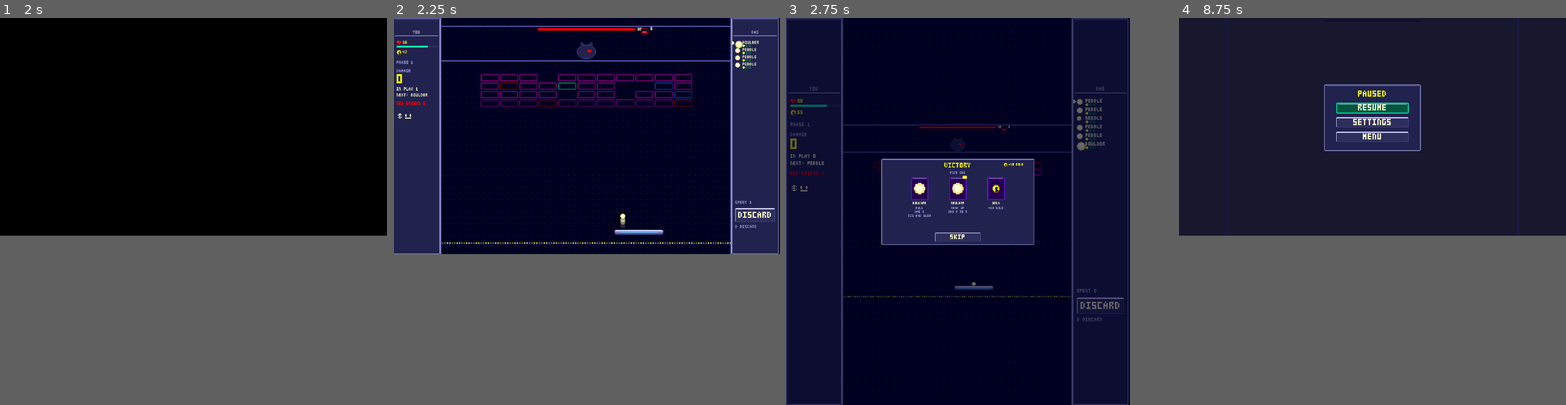
Above: before the commit, frames 1-4 (left to right).
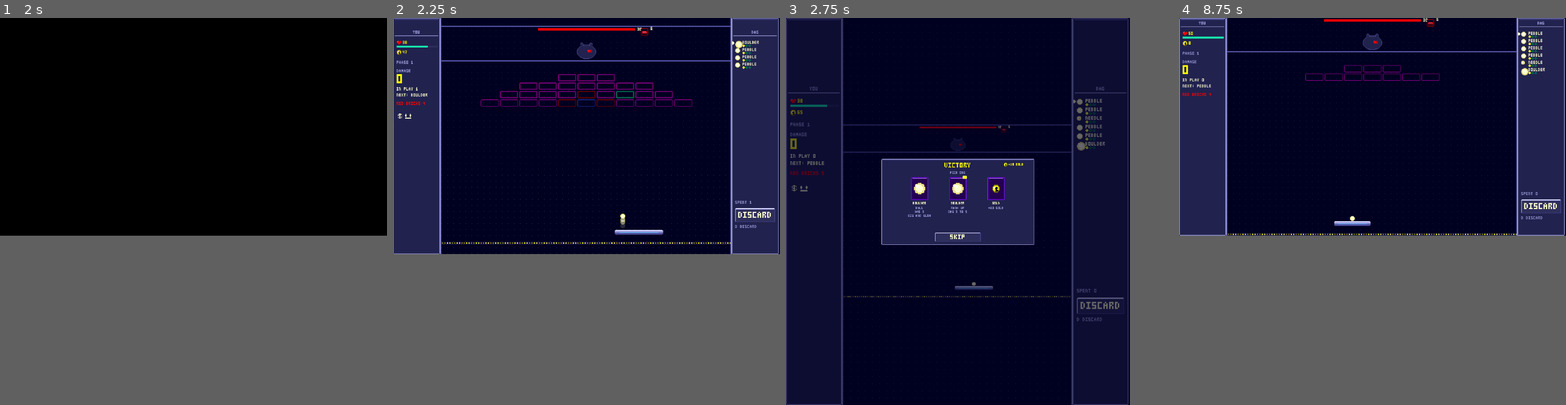
Above: after the commit, the same moments.

Repository: alpacaxander/breakin-cremental
Game: Godot game, scene res://tests/shots.tscn
Same seed, same stepped clock (60 frames per second), same inputs: the game is played once before the commit and once after it. This scene is started directly instead of the project's main scene.
Inputs (mouse positions are in pixels of both pictures, inside the frame that each line leads up to):
- Up to frame 1 (2 s): click "PLAY" at 0.5 s; click "PLAY" at 1.25 s
- Up to frame 2 (2.25 s): tap Enter at 2 s; move the mouse to (671, 122) at 2.02 s; hold D from 2.03 s (still down); click (671, 122) at 2.17 s
- Up to frame 3 (2.75 s): keep holding D; tap Space at 2.27 s
- Up to frame 4 (8.75 s): release D at 2.75 s; click "SKIP" at 2.75 s; click (1264, 95) at 3.52 s; drag from (1295, 145) to (1353, 180) at 4.27 s; move the mouse to (1411, 83) at 5.02 s; hold D 5.03-5.75 s; drag from (1353, 180) to (1256, 99) at 5.77 s; click "CONTINUE" at 6.5 s; click "NEW RUN" at 7.25 s; move the mouse to (1488, 168) at 8.02 s; hold Left from 8.03 s (still down); tap Space at 8.27 s

Frame 1 is identical in both runs. In frame 2, 0.9% of the frame differs, in the area x 7-78%, y 14-23%; in frame 3, less than 0.1%; in frame 4, 20%, in the area x 0-100%, y 0-57%.
Error in both runs: Invalid access to property or key of type 'String' on a base object of type 'Dictionary'. (res://src/arena.gd:168)

Commit message:
Draw every encounter's board by hand
Each enemy's board is a layout of glyphs in tuning.gd (BOARD_KEYS): glob's
goo blob, lobber's fortress, mason's vault, warden's pillars, maw's jaws.
'?' cells still roll solid/bomb/red per class, and crits and refreshes top
up to the class minimum. test.gd checks layout width and that every brick
is reachable past the solids; shots.gd renders each board.

Co-Authored-By: Claude Opus 5.5 <noreply@anthropic.com>

Diff:
--- a/src/game.gd
+++ b/src/game.gd
@@ -390,60 +390,57 @@
 
 # --- Board generation ---
 
-## A board for a fight class (Tuning.BOARDS key) with an enemy's `board` change: [{pos, row, col, kind}] in arena px
-## (origin top-left), kinds from Tuning.BRICKS. Each filled slot rolls solid / bomb / red in that order under their max;
-## a roll that breaks a placement rule (solid off the edges and never touching a solid, red in its rows and never touching
-## a red) stays plain. Then exactly crit and refresh plain bricks convert: crit away from solids and crits in the column
-## with the fewest, refresh in the top half away from crits and one per column; a conversion with nothing eligible drops
-## its rules so the count holds. Touching means within one column step, so honey rows count their offset pair.
-## board: top (px below BOARD_TOP), solid_row / solid_cols (forced before the rolls), no_refresh_rows, red (extra reds after).
-func generate(cls: String, seed: int, board: Dictionary = {}) -> Array:
+## A board for a fight class (Tuning.BOARDS key) from an enemy's `board`: [{pos, row, col, kind}] in arena px (origin
+## top-left), kinds from Tuning.BRICKS. board.rows is the drawn layout (Tuning.BOARD_KEYS): drawn kinds stand, and each
+## "?" rolls solid / bomb / red in that order under their max; a roll that breaks a placement rule (solid off the row's
+## ends and the bottom row and never touching a solid, red in its rows and never touching a red) stays plain. Then plain
+## bricks convert until there are at least crit and refresh of each: crit away from solids and crits in the column with
+## the fewest, refresh in the top half away from crits and one per column; a conversion with nothing eligible drops its
+## rules so the count holds. Touching means within one column step, so offset rows count their pair.
+## board: rows, top (px below BOARD_TOP), no_refresh_rows.
+func generate(cls: String, seed: int, board: Dictionary) -> Array:
 	var rng := RandomNumberGenerator.new()
 	rng.seed = seed
 	var B: Dictionary = Tuning.BOARDS[cls]
+	var rows: Array = board.rows
 	var step := Tuning.BRICK_SIZE + Vector2.ONE * Tuning.BRICK_GAP
 	var out := []
+	for r in rows.size():
+		var line: String = rows[r]
+		for c in line.length():
+			var kind: String = Tuning.BOARD_KEYS[line[c]]
+			if kind:
+				out.append({pos = Vector2(Tuning.ARENA.x / 2 + (c - (line.length() - 1) / 2.0) * step.x, Tuning.BOARD_TOP + board.get("top", 0) + r * step.y), row = r, col = c, kind = kind})
 	var count := {solid = 0, bomb = 0, red = 0}
 	var near := func(b: Dictionary, kind: String) -> bool:
 		return out.any(func(o): return o != b and o.kind == kind and o.pos.distance_to(b.pos) <= step.x + 1)
-	for r in B.rows:
-		var cols: int = B.cols - (r % 2 if B.shape == "honey" else 0)
-		for c in cols:
-			if rng.randf() >= B.density:
-				continue
-			var b := {pos = Vector2(Tuning.ARENA.x / 2 + (c - (cols - 1) / 2.0) * step.x, Tuning.BOARD_TOP + board.get("top", 0) + r * step.y), row = r, col = c, kind = "plain"}
-			for k in ["solid", "bomb", "red"]:
-				if count[k] < B[k][1] and rng.randf() < B[k][0]:
-					b.kind = k
-					break
-			var edge: bool = c == 0 or c == cols - 1 or r == B.rows - 1
-			if b.kind == "solid" and (edge or near.call(b, "solid")) or b.kind == "red" and (r >= B.get("red_rows", B.rows) or near.call(b, "red")):
-				b.kind = "plain"  # a failing slot rolls plain
-			if r == board.get("solid_row", -1) or c in board.get("solid_cols", []):
-				b.kind = "solid"  # ponytail: honey odd rows are offset, so a solid column zigzags; fine for a wall
-			if b.kind in count:
-				count[b.kind] += 1
-			out.append(b)
+	for b in out.filter(func(o): return o.kind == "?"):
+		b.kind = "plain"
+		for k in ["solid", "bomb", "red"]:
+			if count[k] < B[k][1] and rng.randf() < B[k][0]:
+				b.kind = k
+				break
+		var edge: bool = b.col == 0 or b.col == rows[b.row].length() - 1 or b.row == rows.size() - 1
+		if b.kind == "solid" and (edge or near.call(b, "solid")) or b.kind == "red" and (b.row >= B.get("red_rows", rows.size()) or near.call(b, "red")):
+			b.kind = "plain"  # a failing slot rolls plain
+		if b.kind in count:
+			count[b.kind] += 1
 	var plain := func(ok: Callable) -> Array:
 		var e: Array = out.filter(func(b): return b.kind == "plain" and ok.call(b))
 		return e if e else out.filter(func(b): return b.kind == "plain")  # nothing eligible: the rules drop, the count holds
 	var crits := func(col: int) -> int: return out.filter(func(o): return o.kind == "crit" and o.col == col).size()
-	for i in B.crit:
+	var drawn := func(kind: String) -> int: return out.filter(func(o): return o.kind == kind).size()
+	for i in B.crit - drawn.call("crit"):
 		var e: Array = plain.call(func(b): return not near.call(b, "solid") and not near.call(b, "crit"))
 		if e.is_empty():
 			break
 		var least: int = e.map(func(b): return crits.call(b.col)).min()
 		e = e.filter(func(b): return crits.call(b.col) == least)
 		e[rng.randi() % e.size()].kind = "crit"
-	for i in B.refresh:
+	for i in B.refresh - drawn.call("refresh"):
 		var one_per_col := func(b: Dictionary) -> bool: return not out.any(func(o): return o.kind == "refresh" and o.col == b.col)
-		var e: Array = plain.call(func(b): return b.row >= board.get("no_refresh_rows", 0) and b.row < B.rows / 2 and not near.call(b, "crit") and one_per_col.call(b))
+		var e: Array = plain.call(func(b): return b.row >= board.get("no_refresh_rows", 0) and b.row < rows.size() / 2 and not near.call(b, "crit") and one_per_col.call(b))
 		if e.is_empty():
 			break
 		e[rng.randi() % e.size()].kind = "refresh"
-	for i in board.get("red", 0):
-		var e: Array = out.filter(func(b): return b.kind == "plain")
-		if e.is_empty():
-			break
-		e[rng.randi() % e.size()].kind = "red"
 	return out
--- a/src/tuning.gd
+++ b/src/tuning.gd
@@ -19,19 +19,22 @@
 const COMBO_WINDOW_START := 1.0
 const COMBO_MULT_PER_HIT := 0.25
 
-# Board generation. shape: "grid" or "honey" (odd rows one brick short, so offset half a step).
+# Board generation. Each enemy draws its own board (ENEMIES board.rows), one BOARD_KEYS glyph per brick. Every row centres
+# on the arena, so a row one shorter than its neighbours sits half a step over (honeycomb).
 const BRICK_SIZE := Vector2(60, 24)
 const BRICK_GAP := 4.0
 const BOARD_TOP := 168.0  # centre y of the first brick row (the enemy band and top wall sit above it)
 const BOARD_FLOOR := 240.0  # bricks must sit at least this far above the arena floor
-# One board per fight class (the map node kind). density: chance a slot holds a brick. solid / bomb / red: [chance per
-# brick, hard max], rolled in that order; red_rows limits red to the first n rows. crit / refresh: exact counts converted
-# from plain bricks. Placement rules: game.gd generate. Fit: cols <= 15, rows <= 11, 10 for the boss (test.gd).
+# One row per fight class (the map node kind). cols: the widest layout row, and the lane grid for lasers and the shield
+# row. solid / bomb / red: [chance per "?" brick, hard max], rolled in that order; red_rows limits rolled reds to the first
+# n rows. crit / refresh: at least this many, drawn ones first, the rest converted from plain bricks. Placement rules:
+# game.gd generate. Fit: rows <= 11, 10 for the boss; every brick reachable past the solids (test.gd).
 const BOARDS := {
-	fight = {shape = "grid", cols = 11, rows = 6, density = 0.85, solid = [0.03, 2], bomb = [0.03, 2], red = [0.04, 3], red_rows = 4, crit = 3, refresh = 1},
-	elite = {shape = "honey", cols = 13, rows = 8, density = 0.90, solid = [0.05, 4], bomb = [0.04, 3], red = [0.06, 6], crit = 4, refresh = 2},
-	boss = {shape = "grid", cols = 15, rows = 10, density = 0.90, solid = [0.06, 6], bomb = [0.05, 4], red = [0.08, 10], crit = 5, refresh = 2},
-}
+	fight = {cols = 11, solid = [0.03, 2], bomb = [0.03, 2], red = [0.04, 3], red_rows = 4, crit = 3, refresh = 1},
+	elite = {cols = 13, solid = [0.05, 4], bomb = [0.04, 3], red = [0.06, 6], crit = 4, refresh = 2},
+	boss = {cols = 15, solid = [0.06, 6], bomb = [0.05, 4], red = [0.08, 10], crit = 5, refresh = 2},
+}
+const BOARD_KEYS := {".": "", "x": "plain", "?": "?", "#": "solid", "b": "bomb", "R": "red", "c": "crit", "r": "refresh"}  # "" empty, "?" rolled
 
 # Board brick kinds. hp: hits to break (-1 never). dmg: damage per break (the ball stores ball.dmg * brick.dmg).
 # face: the still look, a sprite name or [strip, frame width, frame]. idle: a looping [strip, frame width, fps] over it.
@@ -119,15 +122,58 @@
 const SPLIT_DEG := 20.0  # a splitter's halves fan from -SPLIT_DEG to +SPLIT_DEG about its heading
 
 # Enemies: one per fight. role picks the node kind (fight = regular), tier the earliest layer a regular appears.
-# cd: paddle hits between intents. intents cycle: [hazard id or "mouth", count]. board: the generator change (game.gd generate).
+# cd: paddle hits between intents. intents cycle: [hazard id or "mouth", count]. board: rows = the drawn layout
+# (BOARD_KEYS), top = px below BOARD_TOP, no_refresh_rows (game.gd generate).
 # off: cue pitch offset in semitones. w: frame width of its <id>_idle/_hit/_attack/_die strips (48 tall). Behaviour: arena.gd.
 const ENEMIES := {
-	glob = {role = "regular", tier = 1, hp = 30, cd = 6, board = {red = 4}, intents = [["red_bricks", 3], ["debris", 4]], off = 0, w = 48},
-	lobber = {role = "regular", tier = 1, hp = 40, cd = 5, board = {}, intents = [["enemy_balls", 1], ["enemy_balls", 3]], off = -2, w = 48},
-	mason = {role = "regular", tier = 3, hp = 55, cd = 6, board = {solid_row = 0}, intents = [["shield_row", 1], ["debris", 6]], off = -4, w = 64},
-	warden = {role = "elite", tier = 4, hp = 120, cd = 5, board = {solid_cols = [3, 9]}, riposte = 10, intents = [["laser_sweep", 1], ["enemy_balls", 3], ["shield_row", 1]], off = -5, w = 64},
-	maw = {role = "boss", tier = 5, hp = 240, cd = 4, board = {top = 32, no_refresh_rows = 2}, mouth = 4, enraged = {at = 0.5, cd = 3, mouth = 6},
-		intents = [["debris", 8], ["mouth", 1], ["laser_sweep", 2]], off = -7, w = 160},
+	glob = {role = "regular", tier = 1, hp = 30, cd = 6, intents = [["red_bricks", 3], ["debris", 4]], off = 0, w = 48, board = {rows = [
+		"....xxx....",
+		"..xx???xx..",
+		".x??xRx??x.",
+		"x??xRcRx??x",  # the goo core: a crit behind reds
+		".x??xRx??x.",
+		"..xx???xx..",
+		"....xxx....",
+	]}},
+	lobber = {role = "regular", tier = 1, hp = 40, cd = 5, intents = [["enemy_balls", 1], ["enemy_balls", 3]], off = -2, w = 48, board = {rows = [
+		"x.x.x.x.x.x",  # battlements
+		"xxxxxxxxxxx",
+		"#?????????#",
+		"#?????????#",
+		"#?????????#",
+		"##xx...xx##",  # the gate
+	]}},
+	mason = {role = "regular", tier = 3, hp = 55, cd = 6, intents = [["shield_row", 1], ["debris", 6]], off = -4, w = 64, board = {rows = [
+		"??xxxxxxx??",
+		"?x#######x?",
+		"?x#?ccc?#x?",  # the vault
+		"?x#?????#x?",
+		"?x##xxx##x?",  # the door
+		"??xxxxxxx??",
+	]}},
+	warden = {role = "elite", tier = 4, hp = 120, cd = 5, riposte = 10, intents = [["laser_sweep", 1], ["enemy_balls", 3], ["shield_row", 1]], off = -5, w = 64, board = {rows = [
+		"xxx#xxxxx#xxx",
+		"x??#????#??x",  # odd rows one short: honeycomb, so the pillars zigzag
+		"x??#??c??#??x",
+		"x??#????#??x",
+		"x??#?c?c?#??x",
+		"x??#????#??x",
+		"x??#??c??#??x",
+		"xxx.xxxx.xxx",
+	]}},
+	maw = {role = "boss", tier = 5, hp = 240, cd = 4, mouth = 4, enraged = {at = 0.5, cd = 3, mouth = 6},
+		intents = [["debris", 8], ["mouth", 1], ["laser_sweep", 2]], off = -7, w = 160, board = {top = 32, no_refresh_rows = 2, rows = [
+		"...xxxxxxxxx...",
+		".xxx???????xxx.",
+		"xx???????????xx",
+		"x?#.#.#.#.#.#?x",  # upper teeth
+		"x?...........?x",
+		"x?....ccc....?x",  # the throat
+		"x?...........?x",
+		"x?#.#.#.#.#.#?x",  # lower teeth
+		"xx???????????xx",
+		".xxx???????xxx.",
+	]}},
 }
 const ENEMY_FOOT := Vector2(480, 108)  # bottom centre of the enemy sprite, in the band above TOP_WALL
 const ENEMY_STRIPS := {idle = 4, hit = 6, attack = 6, die = 8}  # frames per <id>_<strip>; idle loops at 8 fps, the rest play at 12
--- a/tests/shots.gd
+++ b/tests/shots.gd
@@ -39,6 +39,15 @@
 				push_warning("window is %s, not %s" % [get_window().size, s])
 			_save(dir, sc[0], s)
 		get_tree().paused = false
+	# Every enemy's drawn board, once, after its bricks have landed.
+	get_window().size = Vector2i(1920, 1080)
+	for id in preload("res://src/tuning.gd").ENEMIES:
+		var m: Dictionary = Game.run.map
+		m.enemies[m.layer][m.node] = id
+		main._play()
+		await get_tree().create_timer(1.5).timeout
+		await _settle()
+		_save(dir, "board_" + id, get_window().size)
 	if kept:
 		FileAccess.open(Game.RUN_PATH, FileAccess.WRITE).store_string(kept)
 	else:
--- a/tests/test.gd
+++ b/tests/test.gd
@@ -22,31 +22,49 @@
 	var fits := func(b: Dictionary) -> bool:
 		var r := Rect2(b.pos - Tuning.BRICK_SIZE / 2, Tuning.BRICK_SIZE)
 		return arena.encloses(r) and r.end.y <= arena.size.y - Tuning.BOARD_FLOOR
-	for cls in Tuning.BOARDS:
-		var B: Dictionary = Tuning.BOARDS[cls]
-		check(B.cols <= 15 and Tuning.BOARD_TOP + (B.rows - 1) * 28 + 12 <= Tuning.ARENA.y - Tuning.BOARD_FLOOR, "%s board fits between BOARD_TOP and BOARD_FLOOR" % cls)
-		for s in 200:
-			var bricks: Array = g.generate(cls, s)
-			check(bricks == g.generate(cls, s), "generate is deterministic")
-			var n := func(kind: String) -> int: return bricks.filter(func(b): return b.kind == kind).size()
-			check(n.call("crit") == B.crit and n.call("refresh") == B.refresh, "%s seed %d has exactly %d crits and %d refreshes" % [cls, s, B.crit, B.refresh])
-			for k in ["solid", "bomb", "red"]:
-				check(n.call(k) <= B[k][1], "%s seed %d keeps %s at or under its max" % [cls, s, k])
-			for b in bricks:
-				check(fits.call(b), "%s brick inside the arena, above the floor line" % cls)
-				check(b.kind in Tuning.BRICKS, "%s brick kind %s exists" % [cls, b.kind])
-				var touching: Array = bricks.filter(func(o): return o != b and o.pos.distance_to(b.pos) <= step.x + 1)
-				var cols: int = B.cols - (b.row % 2 if B.shape == "honey" else 0)
-				if b.kind == "solid":
-					check(b.col > 0 and b.col < cols - 1 and b.row < B.rows - 1 and touching.all(func(o): return o.kind != "solid"), "%s solid is off the edges and touches no solid" % cls)
-				if b.kind == "red":
-					check(b.row < B.get("red_rows", B.rows) and touching.all(func(o): return o.kind != "red"), "%s red is in its rows and touches no red" % cls)
-	# An enemy's board change still fits (the boss sits lower) and keeps a breakable brick.
 	for id in Tuning.ENEMIES:
 		var e: Dictionary = Tuning.ENEMIES[id]
-		var bricks: Array = g.generate("fight" if e.role == "regular" else e.role, 5, e.board)
-		check(bricks.all(fits) and bricks.any(func(b): return Tuning.BRICKS[b.kind].hp > 0), "%s's board fits with a breakable brick" % id)
-		check(bricks.filter(func(b): return b.kind == "red").size() >= e.board.get("red", 0), "%s's board adds its reds" % id)
+		var cls: String = "fight" if e.role == "regular" else e.role
+		var B: Dictionary = Tuning.BOARDS[cls]
+		var rows: Array = e.board.rows
+		check(rows.all(func(l): return l.length() <= B.cols) and rows.any(func(l): return l.length() == B.cols), "%s's layout is %d columns at its widest (the lane grid)" % [id, B.cols])
+		check(rows.all(func(l): return Array(l.split("")).all(func(ch): return ch in Tuning.BOARD_KEYS)), "%s's layout uses only BOARD_KEYS glyphs" % id)
+		# Every brick is reachable past the drawn solids: flood the open cells from outside the layout, 4-way.
+		# ponytail: a 4-way grid walk ignores the half-step offset of short rows; fine while honey pillars run straight.
+		var solid := func(r: int, c: int) -> bool: return r >= 0 and r < rows.size() and c >= 0 and c < rows[r].length() and rows[r][c] == "#"
+		var seen := {Vector2i(-1, -1): true}
+		var todo := [Vector2i(-1, -1)]
+		while todo:
+			var p: Vector2i = todo.pop_back()
+			for d in [Vector2i.UP, Vector2i.DOWN, Vector2i.LEFT, Vector2i.RIGHT]:
+				var q: Vector2i = p + d
+				if q.x >= -1 and q.x <= rows.size() and q.y >= -1 and q.y <= B.cols and not q in seen and not solid.call(q.x, q.y):
+					seen[q] = true
+					todo.append(q)
+		for r in rows.size():
+			for c in rows[r].length():
+				if not rows[r][c] in ".#":
+					check(Vector2i(r, c) in seen, "%s's brick at row %d col %d is reachable past the solids" % [id, r, c])
+		var drawn := func(kind: String) -> int: return "".join(rows).count({crit = "c", refresh = "r"}[kind])
+		for s in 200:
+			var bricks: Array = g.generate(cls, s, e.board)
+			check(bricks == g.generate(cls, s, e.board), "generate is deterministic")
+			check(bricks.any(func(b): return Tuning.BRICKS[b.kind].hp > 0), "%s's board has a breakable brick" % id)
+			var n := func(kind: String) -> int: return bricks.filter(func(b): return b.kind == kind).size()
+			for k in ["crit", "refresh"]:
+				check(n.call(k) == maxi(B[k], drawn.call(k)), "%s seed %d has %d %ss" % [id, s, maxi(B[k], drawn.call(k)), k])
+			var rolled: Array = bricks.filter(func(b): return rows[b.row][b.col] == "?")
+			for k in ["solid", "bomb", "red"]:
+				check(rolled.filter(func(b): return b.kind == k).size() <= B[k][1], "%s seed %d keeps rolled %s at or under its max" % [id, s, k])
+			for b in bricks:
+				check(fits.call(b), "%s brick inside the arena, above the floor line" % id)
+				check(b.kind in Tuning.BRICKS, "%s brick kind %s exists" % [id, b.kind])
+			for b in rolled:
+				var touching: Array = bricks.filter(func(o): return o != b and o.pos.distance_to(b.pos) <= step.x + 1)
+				if b.kind == "solid":
+					check(b.col > 0 and b.col < rows[b.row].length() - 1 and b.row < rows.size() - 1 and touching.all(func(o): return o.kind != "solid"), "%s rolled solid is off the ends and touches no solid" % id)
+				if b.kind == "red":
+					check(b.row < B.get("red_rows", rows.size()) and touching.all(func(o): return o.kind != "red"), "%s rolled red is in its rows and touches no red" % id)
 	for k in Tuning.ICON_KINDS:
 		check(k in Tuning.BRICKS and Tuning.BRICKS[k].has("idle"), "icon kind %s is a brick kind with a pulse strip" % k)
 	for k in Tuning.BRICKS:
Not shown, changed: docs/content.md
